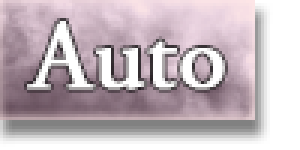
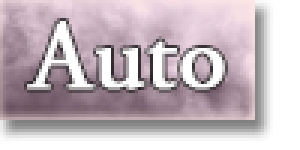
Layers edited between the first and the second (300, 150) image:
pixels changed over [0, 0, 273, 144] (layer not identified)
